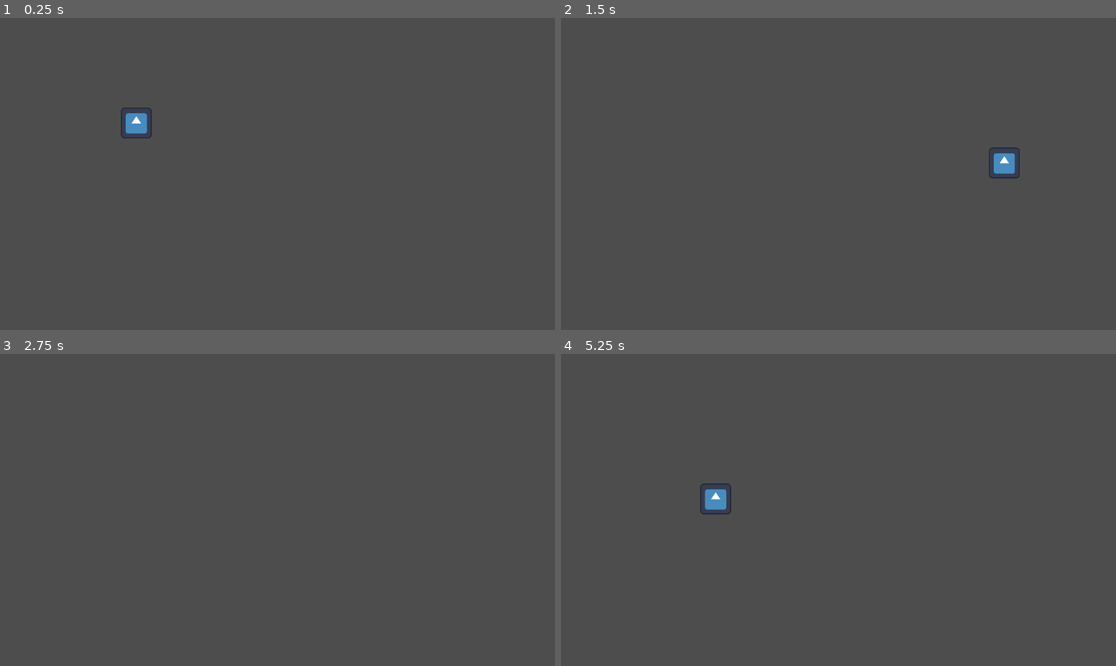
Above: before the commit, frames 1-4 (two rows, left to right).
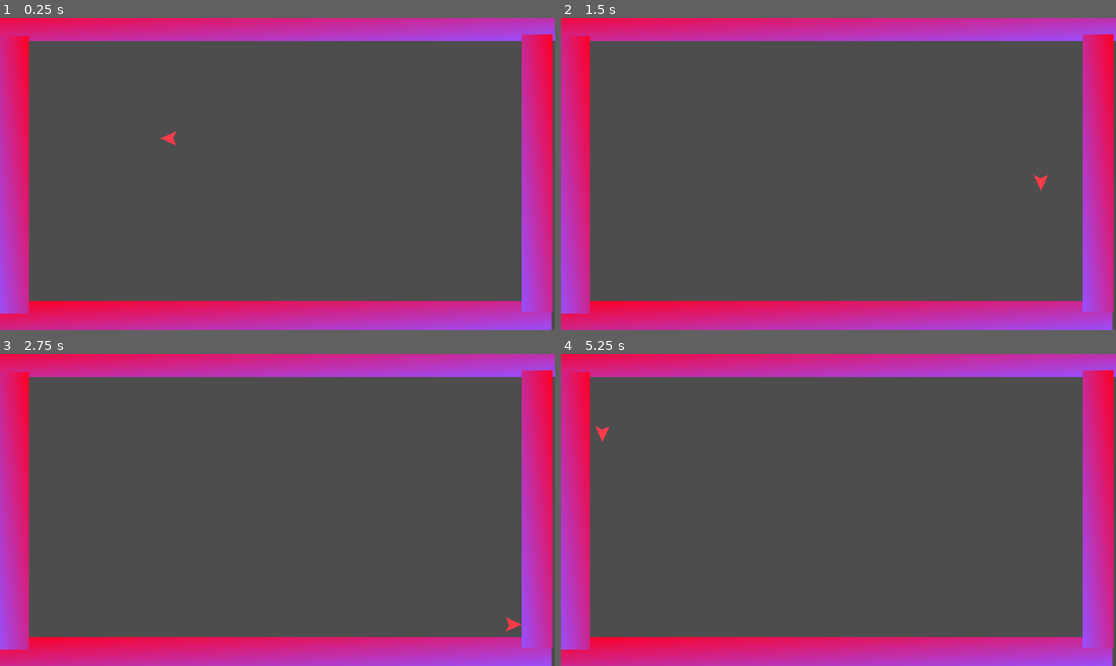
Above: after the commit, the same moments.

Repository: mncc8337/blashout
Game: Godot game, scene res://scenes/main.tscn
Same seed, same stepped clock (60 frames per second), same inputs: the game is played once before the commit and once after it. The engine's default icon, where the game draws it, is replaced by a stand-in: a white triangle on a blue panel in a dark square.
Inputs:
- Up to frame 1 (0.25 s): no input
- Up to frame 2 (1.5 s): tap Enter at 0.5 s; hold D (right) 0.53-1.28 s; hold S (down) from 1.28 s (still down)
- Up to frame 3 (2.75 s): release S (down) at 2.03 s; hold D (right) from 2.03 s (still down)
- Up to frame 4 (5.25 s): tap Space at 2.75 s; release D (right) at 2.78 s; hold W (up) 2.78-3.53 s; tap Enter at 3.5 s; hold A (left) 3.53-5.03 s; hold S (down) from 5.03 s (still down)

The runs differ from the first frame. In frame 1, 26% of the frame differs, in the area x 0-100%, y 0-100%; in frame 2, 26%; in frame 3, 26%; in frame 4, 26%.

Commit message:
add facing direction

Diff:
--- a/scenes/main.tscn
+++ b/scenes/main.tscn
@@ -1,8 +1,29 @@
-[gd_scene load_steps=2 format=3 uid="uid://l0v0ojsdp6s8"]
+[gd_scene load_steps=3 format=3 uid="uid://l0v0ojsdp6s8"]
 
 [ext_resource type="PackedScene" uid="uid://cs0scqiespkx4" path="res://scenes/player.tscn" id="1_ir80p"]
+[ext_resource type="PackedScene" uid="uid://biy8681uytdb" path="res://scenes/wall.tscn" id="2_222mk"]
 
 [node name="main" type="Node2D"]
 
 [node name="player" parent="." instance=ExtResource("1_ir80p")]
-position = Vector2(283, 218)
+position = Vector2(359, 250)
+
+[node name="map1" type="Node2D" parent="."]
+
+[node name="wall" parent="map1" instance=ExtResource("2_222mk")]
+position = Vector2(576, 16)
+scale = Vector2(18, 1)
+
+[node name="wall2" parent="map1" instance=ExtResource("2_222mk")]
+position = Vector2(569, 620)
+scale = Vector2(18, 1)
+
+[node name="wall3" parent="map1" instance=ExtResource("2_222mk")]
+position = Vector2(28, 326)
+rotation = 1.5708
+scale = Vector2(9, 1)
+
+[node name="wall4" parent="map1" instance=ExtResource("2_222mk")]
+position = Vector2(1115, 322)
+rotation = 1.5708
+scale = Vector2(9, 1)
--- a/scenes/player.tscn
+++ b/scenes/player.tscn
@@ -1,20 +1,13 @@
-[gd_scene load_steps=4 format=3 uid="uid://cs0scqiespkx4"]
+[gd_scene load_steps=2 format=3 uid="uid://cs0scqiespkx4"]
 
-[ext_resource type="Texture2D" uid="uid://dkkujqnx7lgot" path="res://icon.svg" id="1_3eaft"]
 [ext_resource type="Script" path="res://scripts/player.gd" id="1_kgmdb"]
-
-[sub_resource type="RectangleShape2D" id="RectangleShape2D_w51hv"]
-size = Vector2(64, 64)
 
 [node name="player" type="CharacterBody2D"]
 script = ExtResource("1_kgmdb")
 
-[node name="Camera2D" type="Camera2D" parent="."]
-enabled = false
+[node name="Polygon2D" type="Polygon2D" parent="."]
+color = Color(1, 0.235294, 0.286275, 1)
+polygon = PackedVector2Array(-26, 0, 8, -15, 0, -1, 7, 15)
 
-[node name="Icon" type="Sprite2D" parent="."]
-scale = Vector2(0.5, 0.5)
-texture = ExtResource("1_3eaft")
-
-[node name="CollisionShape2D" type="CollisionShape2D" parent="."]
-shape = SubResource("RectangleShape2D_w51hv")
+[node name="Polygon2D2" type="CollisionPolygon2D" parent="."]
+polygon = PackedVector2Array(-26, 0, 8, -15, 0, -1, 7, 15)
--- /dev/null
+++ b/scenes/wall.tscn
@@ -0,0 +1,19 @@
+[gd_scene load_steps=4 format=3 uid="uid://biy8681uytdb"]
+
+[sub_resource type="Gradient" id="Gradient_0c3kj"]
+colors = PackedColorArray(1, 0, 0.14902, 1, 0.603922, 0.309804, 1, 1)
+
+[sub_resource type="GradientTexture2D" id="GradientTexture2D_0o0ah"]
+gradient = SubResource("Gradient_0c3kj")
+fill_to = Vector2(1, 1)
+
+[sub_resource type="RectangleShape2D" id="RectangleShape2D_gp42o"]
+size = Vector2(64, 64)
+
+[node name="wall" type="StaticBody2D"]
+
+[node name="Sprite2D" type="Sprite2D" parent="."]
+texture = SubResource("GradientTexture2D_0o0ah")
+
+[node name="CollisionShape2D" type="CollisionShape2D" parent="."]
+shape = SubResource("RectangleShape2D_gp42o")
--- a/scripts/player.gd
+++ b/scripts/player.gd
@@ -3,15 +3,46 @@
 const SPEED = 100.0
 const FRICTION = 0.1
 
+var dir = Vector2.ZERO
+var last_rot = 0.0
+
+func sign(x):
+	if x < 0:
+		return -1
+	return 1
+
 func _physics_process(delta):
+
 	if Input.is_action_pressed("up"):
 		velocity.y -= SPEED
+		dir += Vector2(0, -1)
 	if Input.is_action_pressed("down"):
 		velocity.y += SPEED
+		dir += Vector2(0, 1)
 	if Input.is_action_pressed("left"):
 		velocity.x -= SPEED
+		dir += Vector2(-1, 0)
 	if Input.is_action_pressed("right"):
 		velocity.x += SPEED
+		dir += Vector2(1, 0)
+
+	var move_on_x = Input.is_action_pressed("left") or Input.is_action_pressed("right")
+	var move_on_y = Input.is_action_pressed("up") or Input.is_action_pressed("down")
+
+	var new_rot_y = 180 + 90 * sign(velocity.y)
+	var new_rot_x = 90 + 90 * sign(velocity.x)
+	var new_rot = new_rot_x * int(move_on_x) + new_rot_y * int(move_on_y)
+	if move_on_x and move_on_y:
+		new_rot /= 2
+
+	if not move_on_x and not move_on_y:
+		new_rot = last_rot
+
+	if Input.is_action_pressed("down") and Input.is_action_pressed("left"):
+		new_rot += 180
+	last_rot = new_rot
+
+	rotation_degrees = new_rot
 
 	velocity *= 1 - FRICTION
 
